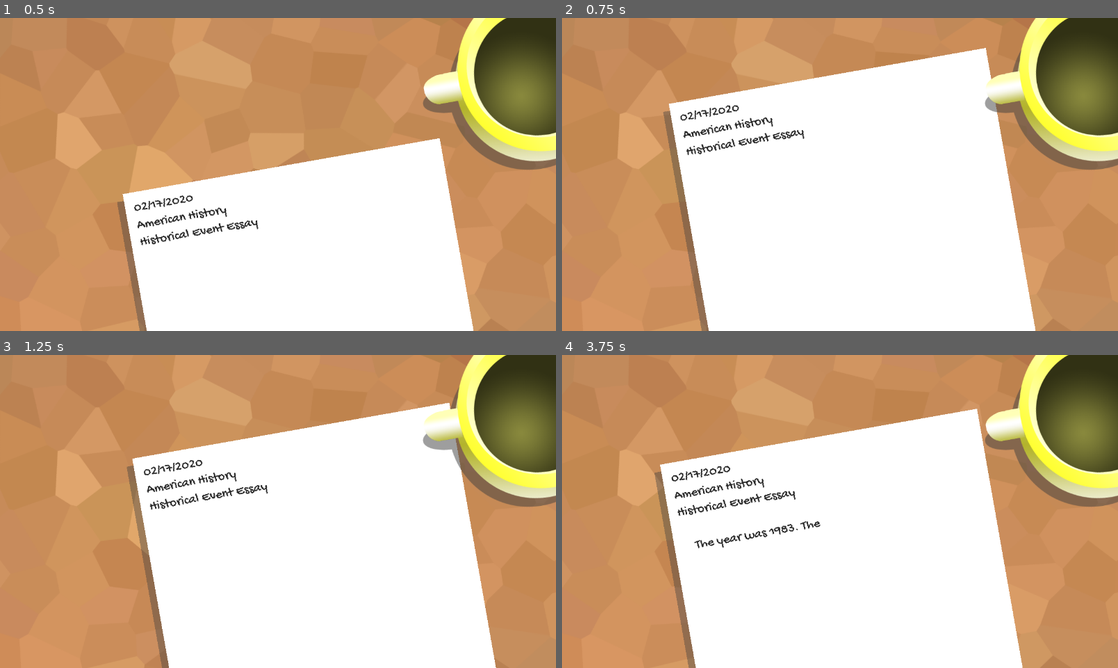
Above: before the commit, frames 1-4 (two rows, left to right).
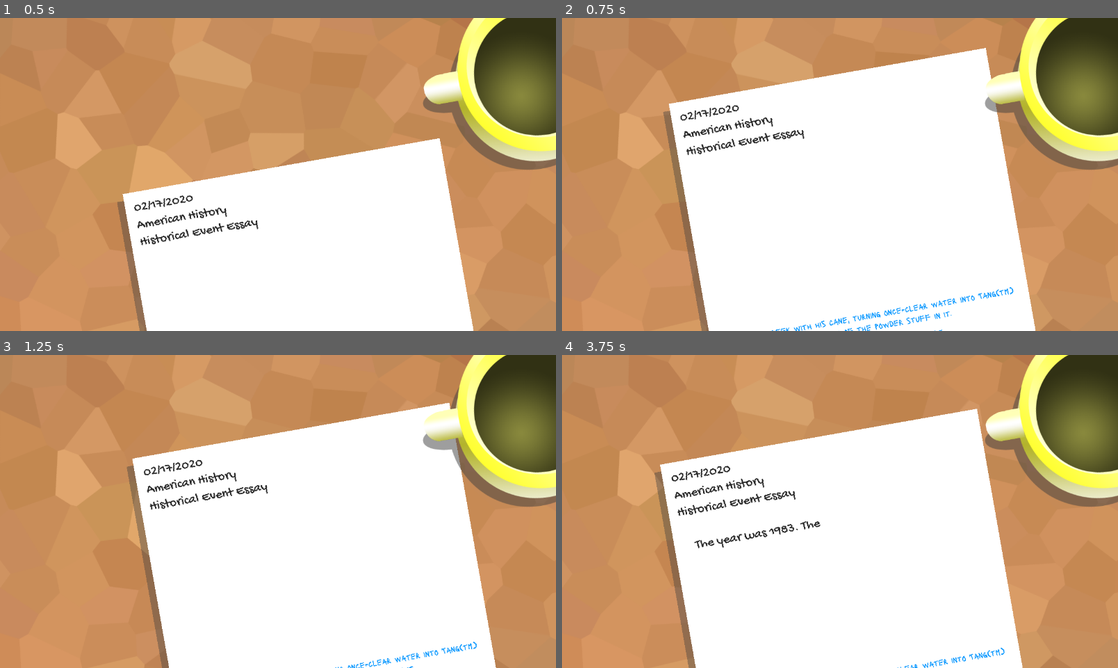
Above: after the commit, the same moments.

Repository: justinwash/godot-wild-jam-18
Game: Godot game, scene res://Scenes/Game.tscn
Two runs of this game, one before a commit and one after it. Both use one fixed random seed, a clock stepped at 60 frames per second and the inputs below.
Inputs:
- Up to frame 1 (0.5 s): no input
- Up to frame 2 (0.75 s): hold Right (ui_right) from 0.53 s (still down)
- Up to frame 3 (1.25 s): keep holding Right (ui_right)
- Up to frame 4 (3.75 s): release Right (ui_right) at 1.28 s; hold Down (ui_down) 1.28-2.03 s; hold Right (ui_right) 2.03-2.78 s; hold Up (ui_up) 2.78-3.53 s; hold Left (ui_left) from 3.53 s (still down)

Frame 1 is identical in both runs. In frame 2, 0.6% of the frame differs, in the area x 37-82%, y 86-100%; in frame 3, 0.2%; in frame 4, 0.2%.
Error before the commit: Parse Error: Expected a constant expression. (res://Scripts/Choice.gd:16)

Commit message:
generate random selections for trivia

Diff:
--- a/Plaguearism/Scenes/Game.tscn
+++ b/Plaguearism/Scenes/Game.tscn
@@ -133,18 +133,98 @@
 
 [node name="Choices" type="Node2D" parent="Paper"]
 
+[node name="AllChoices" type="Node2D" parent="Paper/Choices"]
+
+[node name="Day1" type="Node2D" parent="Paper/Choices/AllChoices"]
+__meta__ = {
+"_editor_description_": "struck the creek with his cane, turning once-clear water into Tang(tm) with too much of the powder stuff in it."
+}
+
+[node name="Day2" type="Node2D" parent="Paper/Choices/AllChoices"]
+__meta__ = {
+"_editor_description_": "summoned from the Creek of Tang(tm) a plague of Pogo Ball(tm)s, to annoy endlessly all the people of New Egypt."
+}
+
+[node name="Day3" type="Node2D" parent="Paper/Choices/AllChoices"]
+__meta__ = {
+"_editor_description_": "Lice"
+}
+
+[node name="Day4" type="Node2D" parent="Paper/Choices/AllChoices"]
+__meta__ = {
+"_editor_description_": "Wild Animals"
+}
+
+[node name="Day5" type="Node2D" parent="Paper/Choices/AllChoices"]
+__meta__ = {
+"_editor_description_": "Every Schwinn in town falls apart"
+}
+
+[node name="Day6" type="Node2D" parent="Paper/Choices/AllChoices"]
+__meta__ = {
+"_editor_description_": "Everyone gets super bad acne?"
+}
+
+[node name="Day7" type="Node2D" parent="Paper/Choices/AllChoices"]
+__meta__ = {
+"_editor_description_": "Thunderstruck by AC/DC plays on repeat indefinitely (oh god no)"
+}
+
+[node name="Day8" type="Node2D" parent="Paper/Choices/AllChoices"]
+__meta__ = {
+"_editor_description_": "Beatrix Potter emerges from all the copies of her books to devour carrots and other foodstuffs"
+}
+
+[node name="Day9" type="Node2D" parent="Paper/Choices/AllChoices"]
+__meta__ = {
+"_editor_description_": "A Led Zeppelin large enough to blot out the sun"
+}
+
+[node name="Day10" type="Node2D" parent="Paper/Choices/AllChoices"]
+__meta__ = {
+"_editor_description_": "Death of the first pet rock"
+}
+
 [node name="Day 1" type="Node2D" parent="Paper/Choices"]
-visible = false
 script = ExtResource( 7 )
+correct_choice = NodePath("../AllChoices/Day1")
 
 [node name="1" type="Label" parent="Paper/Choices/Day 1"]
 margin_left = 287.0
 margin_top = 728.85
 margin_right = 988.0
 margin_bottom = 787.85
-custom_fonts/font = SubResource( 8 )
-custom_colors/font_color = Color( 0.768627, 0.4, 0, 1 )
-text = " struck the creek with his cane, turning once-clear water to Tang(tm) with too much of the powder stuff in it."
+custom_fonts/font = SubResource( 4 )
+custom_colors/font_color = Color( 0, 0.580392, 1, 1 )
+text = "answer 1"
+align = 1
+autowrap = true
+__meta__ = {
+"_edit_use_anchors_": false
+}
+
+[node name="2" type="Label" parent="Paper/Choices/Day 1"]
+margin_left = 288.108
+margin_top = 795.332
+margin_right = 989.108
+margin_bottom = 854.332
+custom_fonts/font = SubResource( 4 )
+custom_colors/font_color = Color( 0, 0.580392, 1, 1 )
+text = "answer 2"
+align = 1
+autowrap = true
+__meta__ = {
+"_edit_use_anchors_": false
+}
+
+[node name="3" type="Label" parent="Paper/Choices/Day 1"]
+margin_left = 290.324
+margin_top = 864.03
+margin_right = 991.324
+margin_bottom = 923.03
+custom_fonts/font = SubResource( 4 )
+custom_colors/font_color = Color( 0, 0.580392, 1, 1 )
+text = "answer 3"
 align = 1
 autowrap = true
 __meta__ = {
--- /dev/null
+++ b/Plaguearism/Scripts/AllChoices.gd
@@ -0,0 +1,15 @@
+extends Node2D
+
+export(String) var day1 = "struck the creek with his cane, turning once-clear water into Tang(tm) with too much of the powder stuff in it."
+export(String) var day2 = "summoned from the Creek of Tang(tm) a plague of Pogo Ball(tm)s, to annoy endlessly all the people of New Egypt"
+export(String) var day3 = "Lice"
+export(String) var day4 = "Wild animals/flies"
+export(String) var day5 = "Every Schwinn in town falls apart"
+export(String) var day6 = "Everyone gets super bad acne?"
+export(String) var day7 = "Thunderstruck by AC/DC plays on repeat indefinitely (oh god no)"
+export(String) var day8 = "Beatrix Potter emerges from all the copies of her books to devour carrots and other foodstuffs"
+export(String) var day9 = "A Led Zeppelin large enough to blot out the sun"
+export(String) var day10 = "Death of the first pet rock"
+
+func _ready():
+	print($Day1.editor_description)
--- a/Plaguearism/Scripts/Choice.gd
+++ b/Plaguearism/Scripts/Choice.gd
@@ -1,38 +1,43 @@
 extends Node2D
 
 export var delay = 41
-export var all_choices = [
-	"struck the creek with his cane, turning once-clear water into Tang(tm) with too much of the powder stuff in it.",
-	"summoned from the Creek of Tang(tm) a plague of Pogo Ball(tm)s, to annoy endlessly all the people of New Egypt",
-	"Lice",
-	"Wild animals/flies",
-	"Every Schwinn in town falls apart",
-	"Everyone gets super bad acne?",
-	"Thunderstruck by AC/DC plays on repeat indefinitely (oh god no)",
-	"Beatrix Potter emerges from all the copies of her books to devour carrots and other foodstuffs",
-	"A Led Zeppelin large enough to blot out the sun",
-	"Death of the first pet rock"
+
+onready var all_choices = [
+	get_node("../AllChoices/Day1").editor_description,
+	get_node("../AllChoices/Day2").editor_description,
+	get_node("../AllChoices/Day3").editor_description,
+	get_node("../AllChoices/Day4").editor_description,
+	get_node("../AllChoices/Day5").editor_description,
+	get_node("../AllChoices/Day6").editor_description,
+	get_node("../AllChoices/Day7").editor_description,
+	get_node("../AllChoices/Day8").editor_description,
+	get_node("../AllChoices/Day9").editor_description,
+	get_node("../AllChoices/Day10").editor_description,
 ]
-export(array, all_choices) var correct_choice
-export var randomized_choices = [correct_choice]
 
-var labels = { null, null, null }
+export(NodePath) var correct_choice
+onready var correct_choice_text = get_node(correct_choice).editor_description
+
+onready var randomized_choices = [correct_choice_text]
+
+var labels = []
 var highlighted_label
 var t = 0
 
 func _ready():
-	labels = { $1, $2, $3 }
+	randomize()
+	labels = [ $'1', $'2', $'3' ]
 	var all_choices_shuffled = all_choices
 	all_choices_shuffled.shuffle()
 
-	for(i, 0..10):
-		if (all_choices_shuffled[i] != correct_choice && len(randomized_choices) < 3):
-			randomized_choices.add(all_choices_shuffled[i])
+	for i in range(0, 10):
+		if (all_choices_shuffled[i] != correct_choice_text && len(randomized_choices) < 3):
+			randomized_choices.push_back(all_choices_shuffled[i])
 
 	randomized_choices.shuffle()
 
-	for (i, 0..3):
-		labels.i.text = randomized_choices[i]
+	for j in range(0, 3):
+		labels[j].text = randomized_choices[j]
 
 func _physics_process(delta):
 	if t > delay*60:
Not shown: 2 places in Plaguearism/Scenes/Game.tscn that only renumber resources
